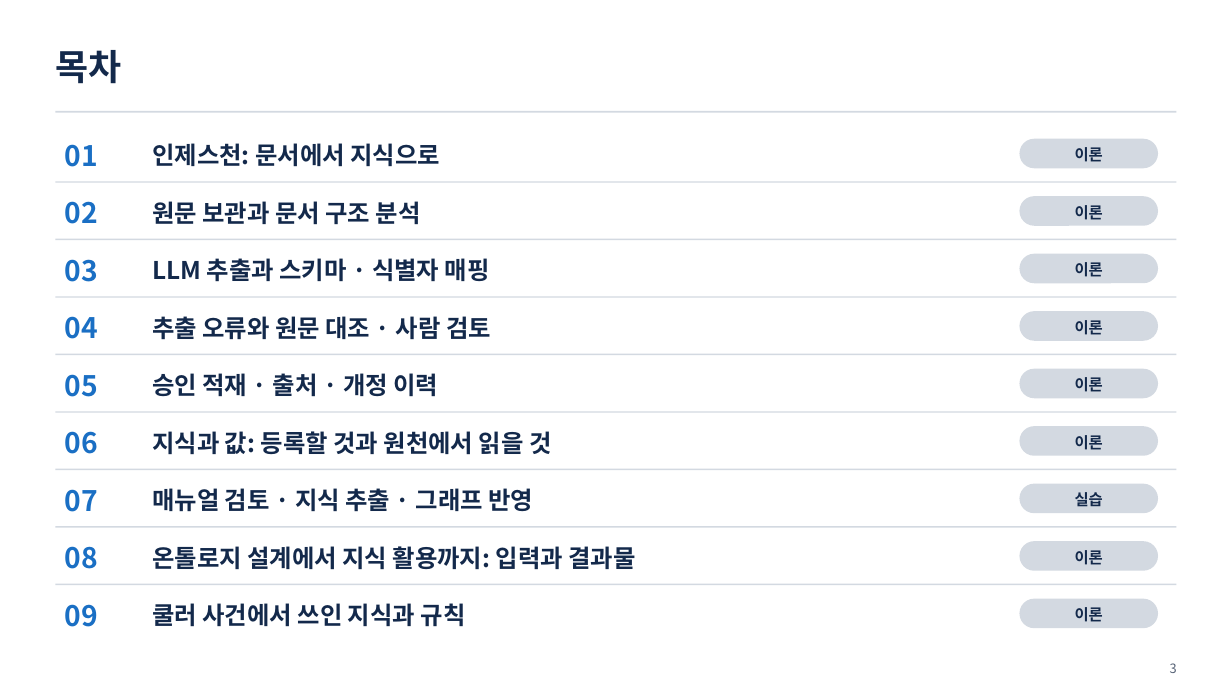
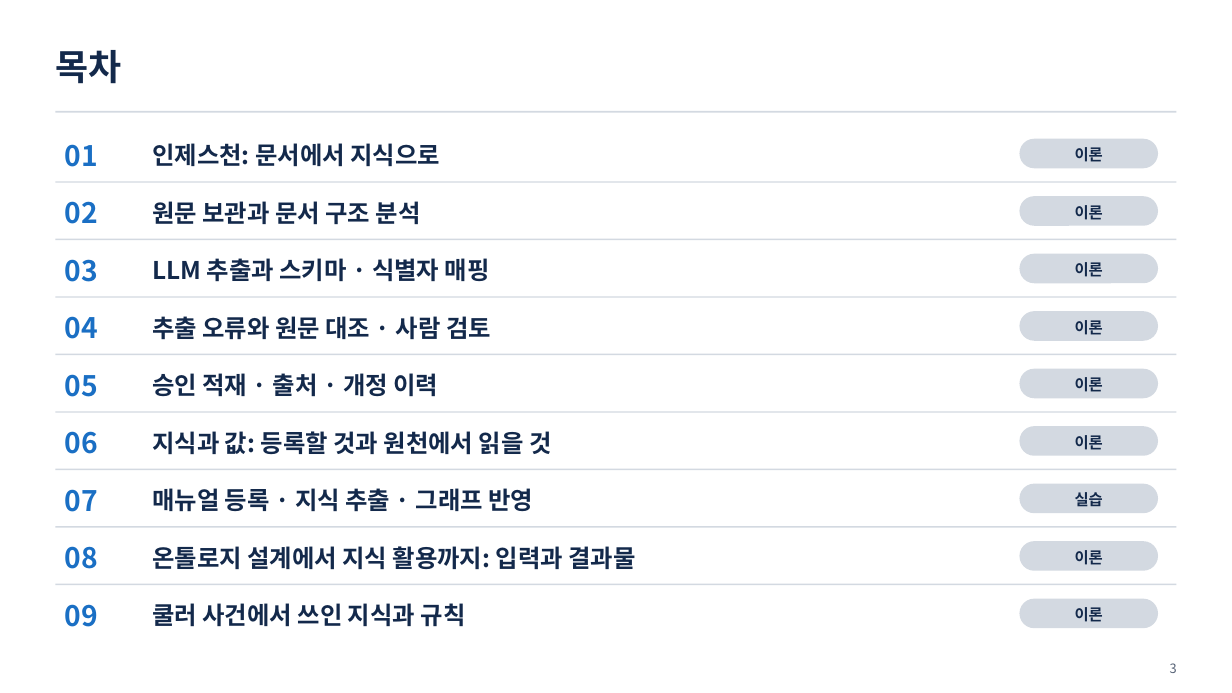
Before and after one commit to uengine-oss/hyd-iot-edu, a slide deck: slide 3 of 산출물/통합반/이론/04회차/통합반_04일차.pptx. Drawn at 1232x693 pixels with LibreOffice and Linux fonts; fonts in the diff are those of the drawing. Boxes give left, top, right and bottom in pixels: in the first picture for what was removed or moved away, otherwise in the second. Text is boxed around its words. In the diff, an @@ line names an element or a change of style, - is before the commit and + after.

```diff
--- a/산출물/통합반/이론/04회차/통합반_04일차.pptx
+++ b/산출물/통합반/이론/04회차/통합반_04일차.pptx
@@ text at <box>152,488,533,512</box>: text changed @@
-매뉴얼 검토 · 지식 추출 · 그래프 반영
+매뉴얼 등록 · 지식 추출 · 그래프 반영
```
Also in this commit, not shown: 3 other slides changed, 5 other files.
